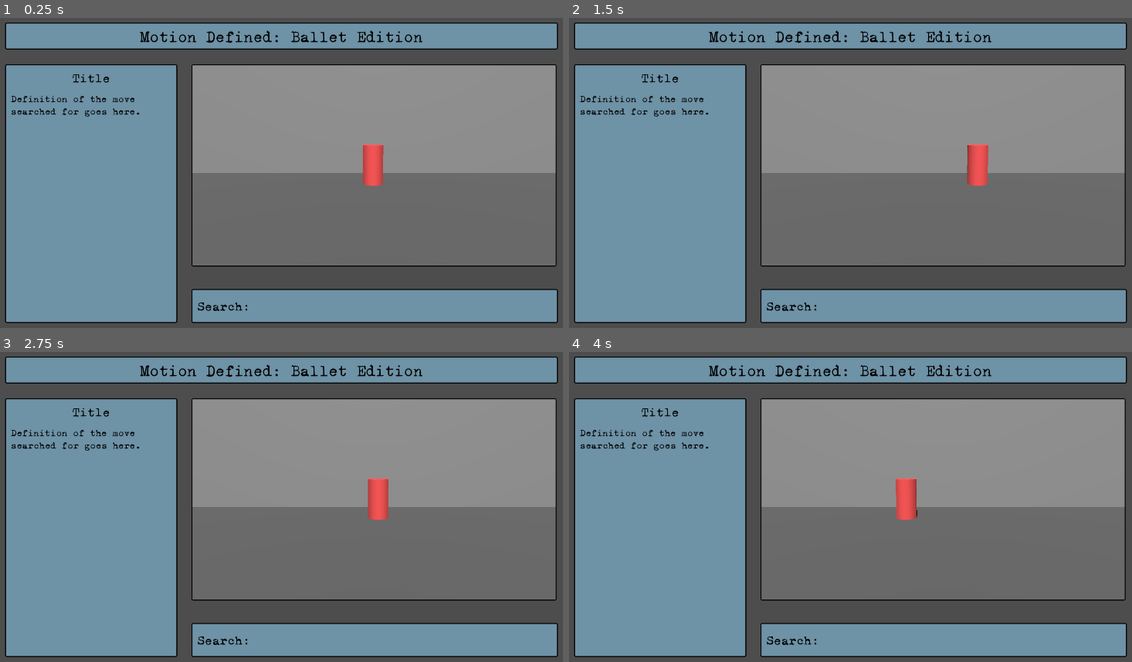
Above: before the commit, frames 1-4 (two rows, left to right).
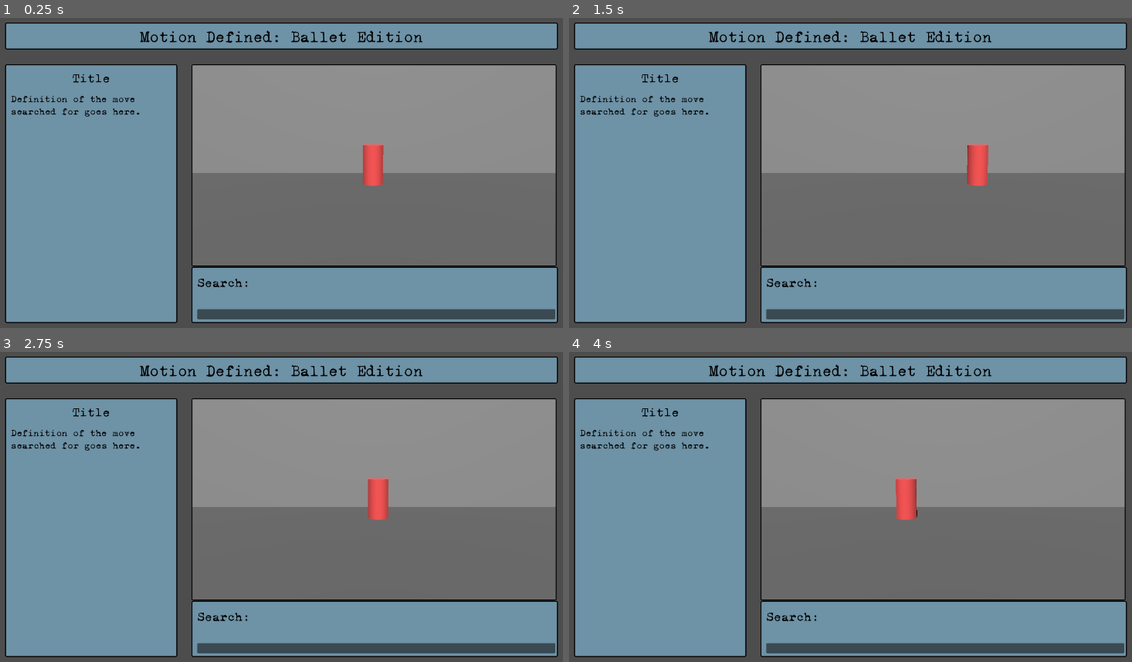
Above: after the commit, the same moments.

Repository: Makarose/Motion-Defined-Ballet-Edition
Game: Godot game, scene res://Scenes/main_scene.tscn
Two runs of this game, one before a commit and one after it. Both use one fixed random seed, a clock stepped at 60 frames per second and the inputs below.
Inputs:
- Up to frame 1 (0.25 s): no input
- Up to frame 2 (1.5 s): no input
- Up to frame 3 (2.75 s): no input
- Up to frame 4 (4 s): no input

The runs differ from the first frame. In frame 1, 7.1% of the frame differs, in the area x 34-100%, y 80-98%; in frame 2, 7.1%; in frame 3, 7.1%; in frame 4, 7.1%.

Commit message:
Got search bar functioning.

Diff:
--- /dev/null
+++ b/Scenes/ui_scene.gd
@@ -0,0 +1,56 @@
+extends Control
+
+@onready var search_bar: LineEdit = $CanvasLayer/Search/MarginContainerText/VBoxContainer/LineEdit
+@onready var item_list = $CanvasLayer/Search/MarginContainerText/VBoxContainer/ItemList
+@onready var selected_label = $CanvasLayer/Search/MarginContainerText/VBoxContainer/SelectedMove
+
+var database: BalletMoveDatabase
+
+# Called when the node enters the scene tree for the first time.
+func _ready() -> void:
+	# Load the database
+	database = load("res://Definition Resources/ballet_moves_database.tres")
+	print("Database loaded:", database)
+	print("Moves:", database.moves)
+
+	# Connect signals
+	search_bar.text_changed.connect(_on_search_text_changed)
+	item_list.item_selected.connect(_on_item_selected)
+
+	# Initially hide ItemList until typing starts
+	item_list.visible = false
+
+
+# Called every frame. 'delta' is the elapsed time since the previous frame.
+func _process(delta: float) -> void:
+	pass
+
+# Called whenever the search bqr text changes
+func _on_search_text_changed(new_text: String) -> void:
+	item_list.clear()
+	selected_label.text = "" #clear by default
+
+	if new_text == "":
+		item_list.visible = false
+		return
+
+	for balletmove in database.moves:
+		var move_name = balletmove.name
+		if move_name.to_lower().begins_with(new_text.to_lower()):
+			item_list.add_item(move_name)
+			# show first match as text above search bar
+			if selected_label.text == "":
+				selected_label.text = move_name
+
+	# Show list only if we have a match
+	item_list.visible = item_list.get_item_count() > 0
+
+# Called when the user selects an item from the list
+func _on_item_selected(index: int) -> void:
+	var selected_move = item_list.get_item_text(index)
+	search_bar.text = selected_move
+	selected_label.text = selected_move # update label
+	item_list.visible = false
+
+	# Optional: do something with the selected move
+	print("Selected move:", selected_move)
--- a/Scenes/ui_scene.tscn
+++ b/Scenes/ui_scene.tscn
@@ -1,5 +1,6 @@
-[gd_scene load_steps=3 format=3 uid="uid://crbl3op3bapp6"]
+[gd_scene load_steps=4 format=3 uid="uid://crbl3op3bapp6"]
 
+[ext_resource type="Script" path="res://Scenes/ui_scene.gd" id="1_q043w"]
 [ext_resource type="Theme" uid="uid://bwkglkrll8mi0" path="res://ballet_theme.tres" id="1_rnxuq"]
 
 [sub_resource type="LabelSettings" id="LabelSettings_scrkw"]
@@ -14,6 +15,7 @@
 anchor_bottom = 1.0
 grow_horizontal = 2
 grow_vertical = 2
+script = ExtResource("1_q043w")
 metadata/_edit_vertical_guides_ = [1817.0, 538.0]
 metadata/_edit_horizontal_guides_ = [982.0]
 
@@ -94,7 +96,7 @@
 
 [node name="Search" type="PanelContainer" parent="CanvasLayer"]
 offset_left = 680.0
-offset_top = 879.0
+offset_top = 810.0
 offset_right = 1820.0
 offset_bottom = 985.0
 size_flags_stretch_ratio = 0.0
@@ -107,7 +109,10 @@
 theme_override_constants/margin_right = 5
 theme_override_constants/margin_bottom = 5
 
-[node name="Text" type="Label" parent="CanvasLayer/Search/MarginContainerText"]
+[node name="VBoxContainer" type="VBoxContainer" parent="CanvasLayer/Search/MarginContainerText"]
+layout_mode = 2
+
+[node name="Text" type="Label" parent="CanvasLayer/Search/MarginContainerText/VBoxContainer"]
 custom_minimum_size = Vector2(500, 80)
 layout_mode = 2
 theme = ExtResource("1_rnxuq")
@@ -116,3 +121,14 @@
 vertical_alignment = 1
 autowrap_mode = 2
 justification_flags = 161
+
+[node name="SelectedMove" type="Label" parent="CanvasLayer/Search/MarginContainerText/VBoxContainer"]
+layout_mode = 2
+
+[node name="LineEdit" type="LineEdit" parent="CanvasLayer/Search/MarginContainerText/VBoxContainer"]
+layout_mode = 2
+
+[node name="ItemList" type="ItemList" parent="CanvasLayer/Search/MarginContainerText/VBoxContainer"]
+layout_mode = 2
+
+[connection signal="text_changed" from="CanvasLayer/Search/MarginContainerText/VBoxContainer/LineEdit" to="." method="_on_line_edit_text_changed"]
